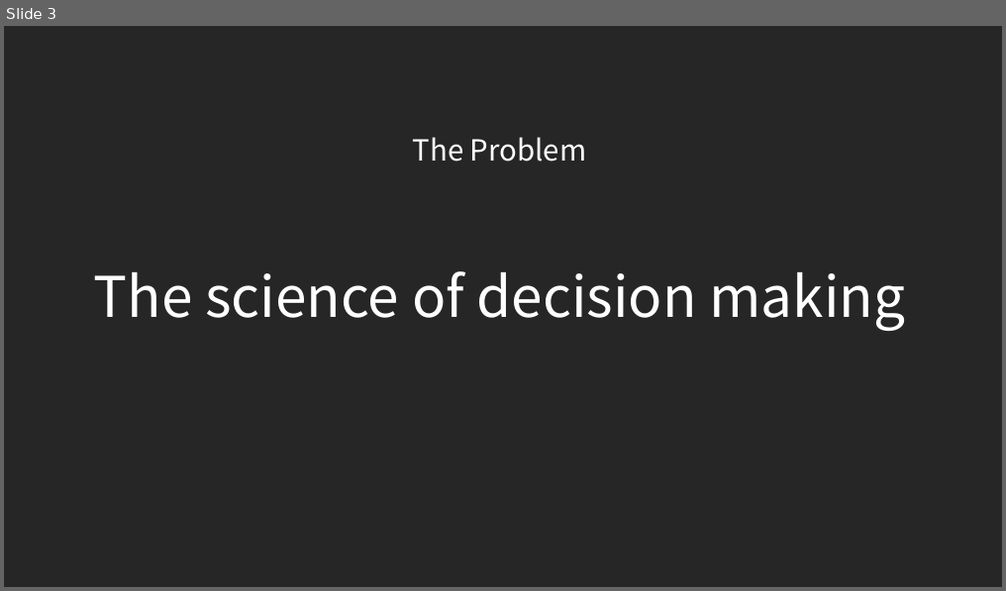
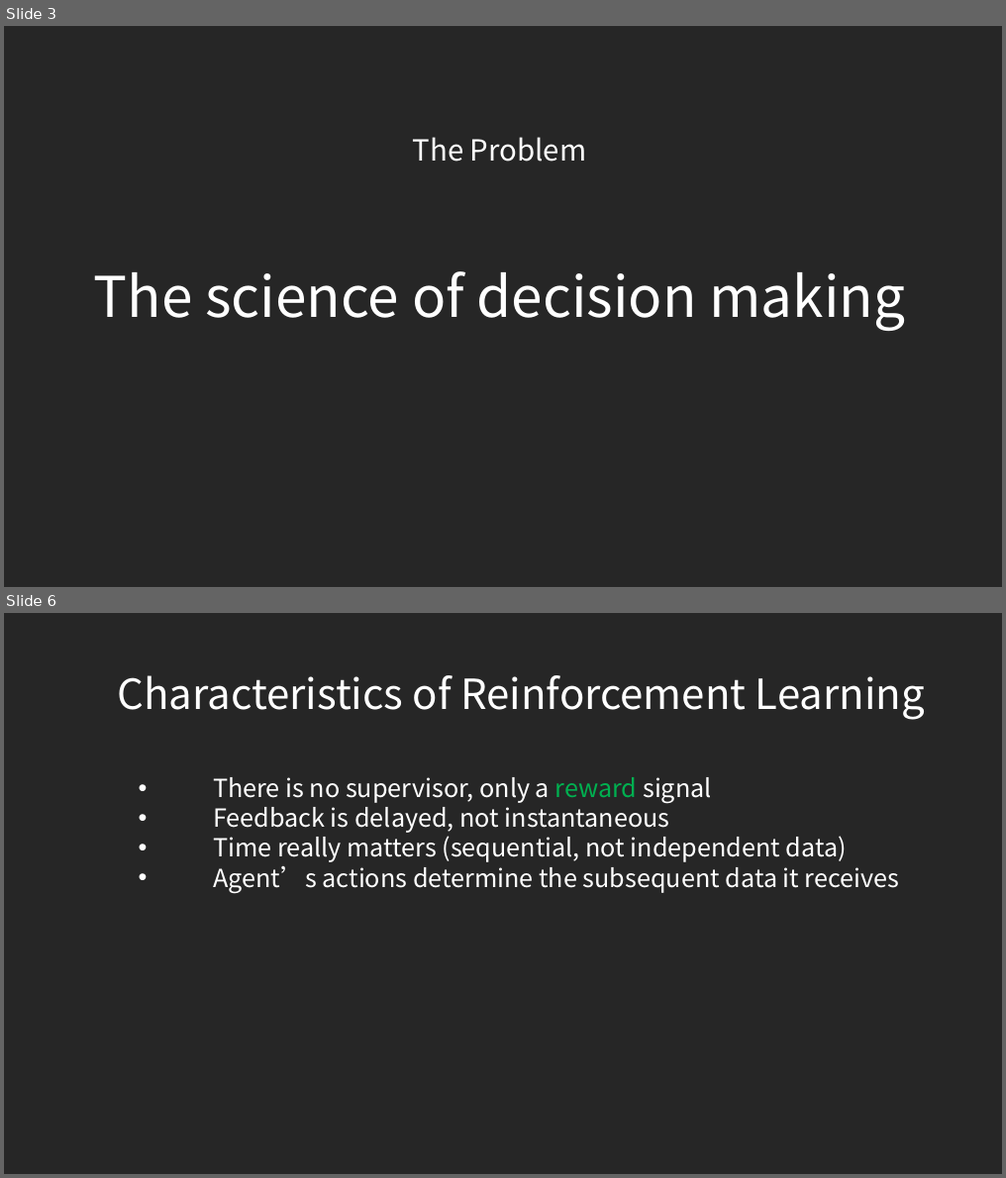
Before and after one commit to rmorain/rl, a slide deck: rl.pptx. Shown one above the other, each under a label of ours: slide 3 before the commit, slides 3 and 6 after it; the slides between them are not shown. The pictures are 1006x591 and 1006x1178 pixels, drawn with LibreOffice and Linux fonts; fonts in the diff are those of the drawing. Boxes give left, top, right and bottom in pixels: in the first picture for what was removed or moved away, otherwise in the second. Text is boxed around its words. In the diff, an @@ line names an element or a change of style, - is before the commit and + after.

Commit message:
Updates

```diff
--- a/rl.pptx
+++ b/rl.pptx
@@ slide 6 added at [4,613,1002,1174], background #262626 @@
@@ text added at [118,675,925,719], 40 pt, text #FFFFFF @@
+Characteristics of Reinforcement Learning
@@ text added at [213,777,899,894], 24 pt, text #FFFFFF @@
+• There is no supervisor, only a reward signal
+• Feedback is delayed, not instantaneous
+• Time really matters (sequential, not independent data)
+• Agent’s actions determine the subsequent data it receives
```
Also in this commit, not shown: 3 other slides added, 1 slide removed.
